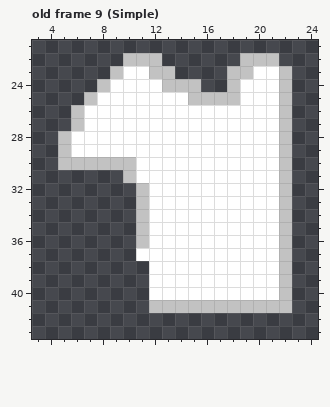
Pixel-art file, stored at Assets/Sprites/Player/Right/Clothes/Torso.aseprite. The picture above was drawn from the file before the commit.
32x64 pixels, 16 frames. Shown: old frame 9 (Simple): x 3..24, y 21..43. The commit also changed other frames, which this record leaves out.
After the commit:
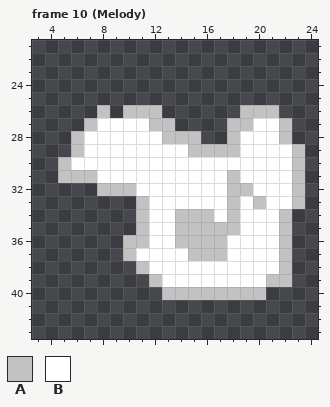
Palette (. is transparent): A #c2c2c2  B #ffffff
A new or re-ordered frame is compared with the old frame closest to it.
What changed:
frames 16 -> 20
--- frame 10 (Melody) is new; against old frame 9 (Simple), layer "Layer 3"
@@ x 3..24 @@
 21 ......................
-22 .......AAA......AAA...
-23 ......ABBAA....AABBA..
-24 .....ABBBBAAA..ABBBA..
-25 ....ABBBBBBBAAAABBBA..
-26 ...ABBBBBBBBBBBBBBBA..
-27 ...ABBBBBBBBBBBBBBBA..
-28 ..ABBBBBBBBBBBBBBBBA..
-29 ..ABBBBBBBBBBBBBBBBA..
-30 ..AAAAAABBBBBBBBBBBA..
-31 .......ABBBBBBBBBBBA..
-32 ........ABBBBBBBBBBA..
-33 ........ABBBBBBBBBBA..
-34 ........ABBBBBBBBBBA..
-35 ........ABBBBBBBBBBA..
-36 ........ABBBBBBBBBBA..
-37 ........BBBBBBBBBBBA..
-38 .........BBBBBBBBBBA..
-39 .........BBBBBBBBBBA..
-40 .........BBBBBBBBBBA..
-41 .........AAAAAAAAAAA..
+22 ......................
+23 ......................
+24 ......................
+25 ......................
+26 .....A.AAA......AAA...
+27 ....ABBBBAA....AABBA..
+28 ...ABBBBBBAAA..ABBBA..
+29 ...ABBBBBBBBAAAABBBBA.
+30 ..ABBBBBBBBBBBBBBBBBA.
+31 ..AAABBBBBBBBBBABBBBA.
+32 .....AAABBBBBBBAABBBA.
+33 ........ABBBBBBABABBA.
+34 ........ABBAAABABBBA..
+35 ........ABBAAAAABBBA..
+36 .......AABBAAAABBBBA..
+37 .......ABBBBAAABBBBA..
+38 ........ABBBBBBBBBBA..
+39 .........ABBBBBBBBAA..
+40 ..........AAAAAAAA....
+41 ......................
 42 ......................
Boxes around the changes in both pictures, in picture pixels (x1, y1, x2, y2):
changed: (58, 53, 305, 313)
